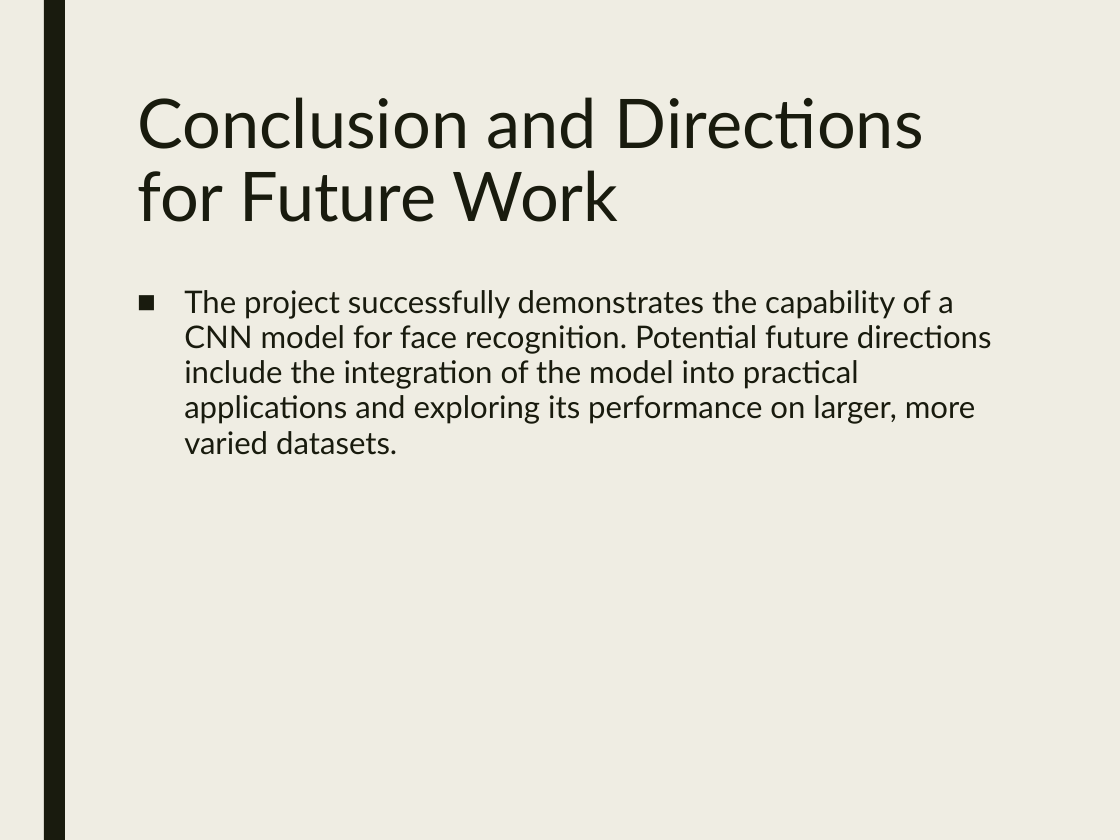
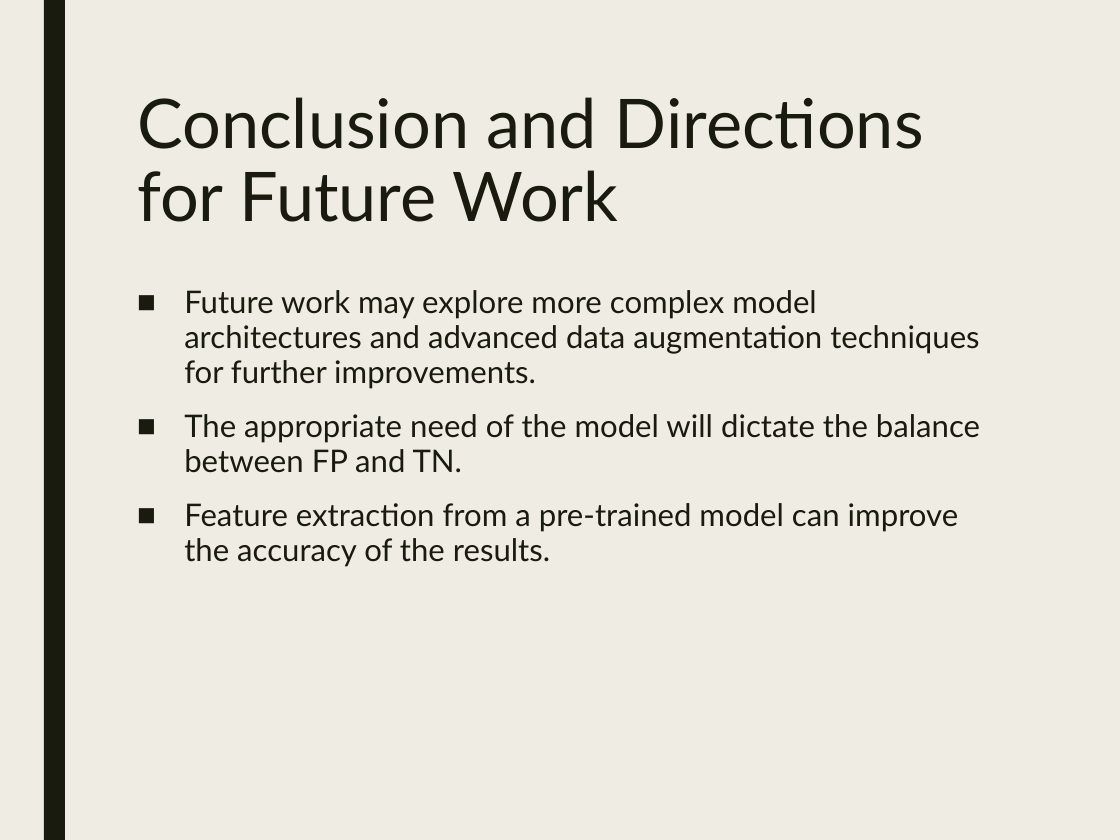
Before and after one commit to ZviSteinOpt/face_recognition, a slide deck: slide 11 of Face_Recognition_Presentation_Revised.pptx. Drawn at 1120x840 pixels with LibreOffice and Linux fonts; fonts in the diff are those of the drawing. Boxes give left, top, right and bottom in pixels: in the first picture for what was removed or moved away, otherwise in the second. Text is boxed around its words. In the diff, an @@ line names an element or a change of style, - is before the commit and + after.

```diff
--- a/Face_Recognition_Presentation_Revised.pptx
+++ b/Face_Recognition_Presentation_Revised.pptx
@@ text at box(184, 290, 980, 567): text changed @@
-■ The project successfully demonstrates the capability of a CNN model for face recognition. Potential future directions include the integration of the model into practical applications and exploring its performance on larger, more varied datasets.
+■ Future work may explore more complex model architectures and advanced data augmentation techniques for further improvements.
+■ The appropriate need of the model will dictate the balance between FP and TN.
+■ Feature extraction from a pre-trained model can improve the accuracy of the results.
```
Also in this commit, not shown: 8 other slides changed, 2 slides added, 3 slides removed, 10 other files.
